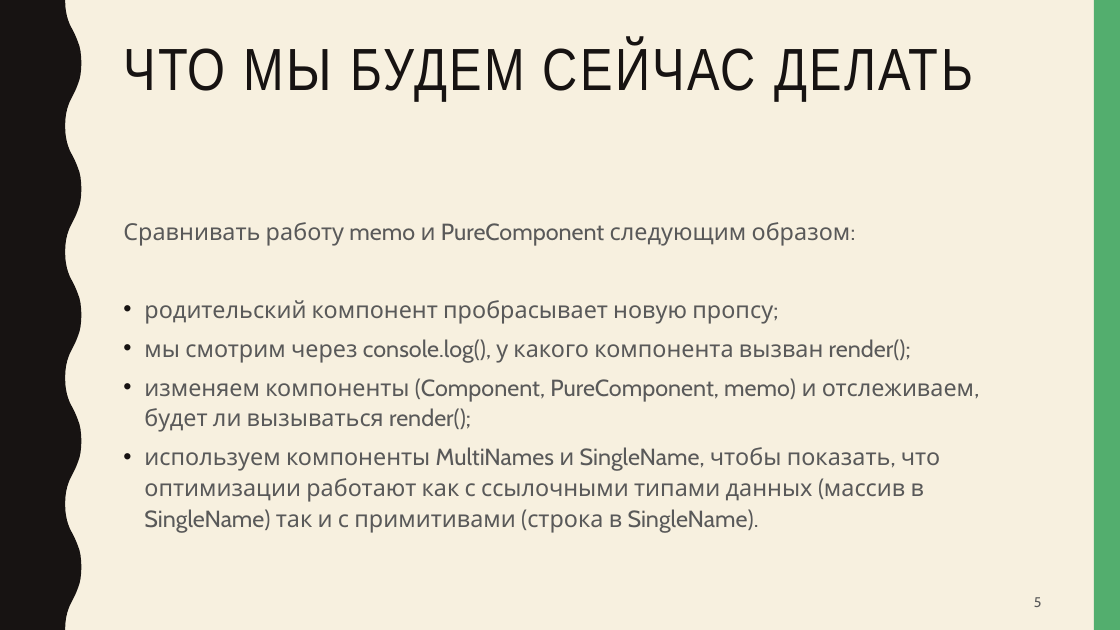
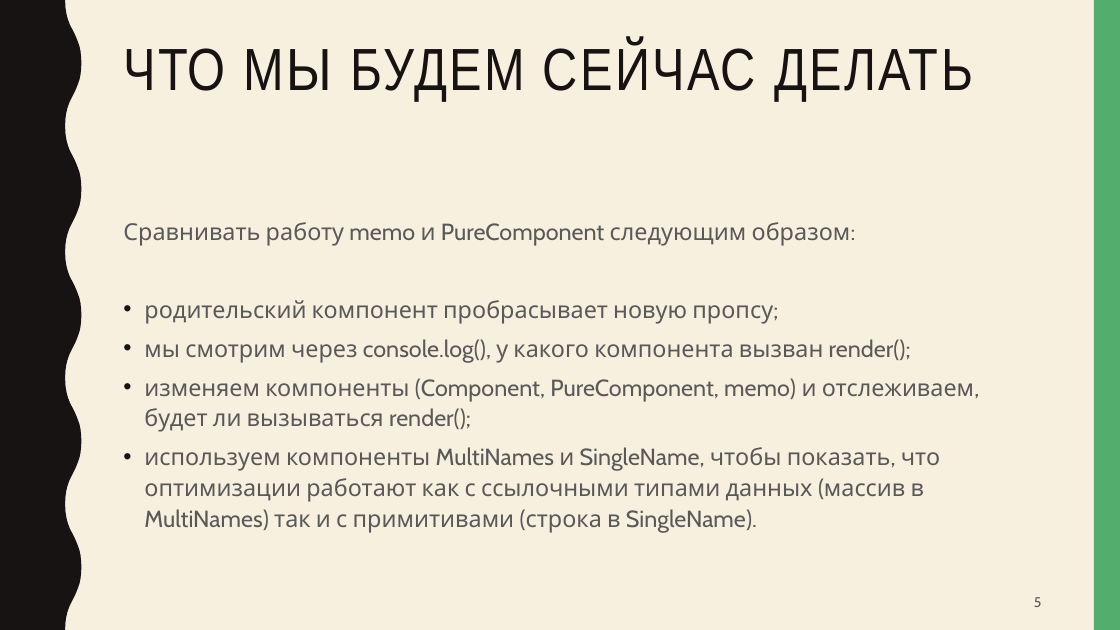
Before and after one commit to artem-gorokhovskii/PureComponent-VS-memo, a slide deck: slide 5 of PureComponent-vs-memo.pptx. Drawn at 1120x630 pixels with LibreOffice and Linux fonts; fonts in the diff are those of the drawing. Boxes give left, top, right and bottom in pixels: in the first picture for what was removed or moved away, otherwise in the second. Text is boxed around its words. In the diff, an @@ line names an element or a change of style, - is before the commit and + after.

```diff
--- a/PureComponent-vs-memo.pptx
+++ b/PureComponent-vs-memo.pptx
@@ text at [144,447,940,533]: text changed @@
-• используем компоненты MultiNames и SingleName, чтобы показать, что оптимизации работают как с ссылочными типами данных (массив в SingleName) так и с примитивами (строка в SingleName).
+• используем компоненты MultiNames и SingleName, чтобы показать, что оптимизации работают как с ссылочными типами данных (массив в MultiNames) так и с примитивами (строка в SingleName).
```
Also in this commit, not shown: 4 other slides changed.
